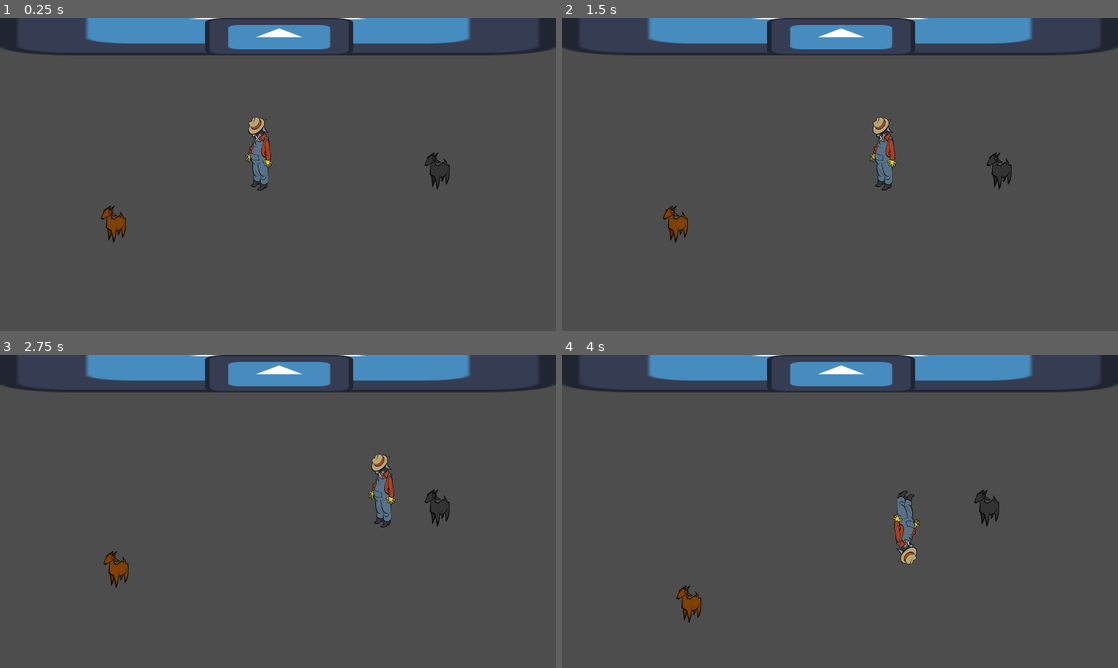
Above: before the commit, frames 1-4 (two rows, left to right).
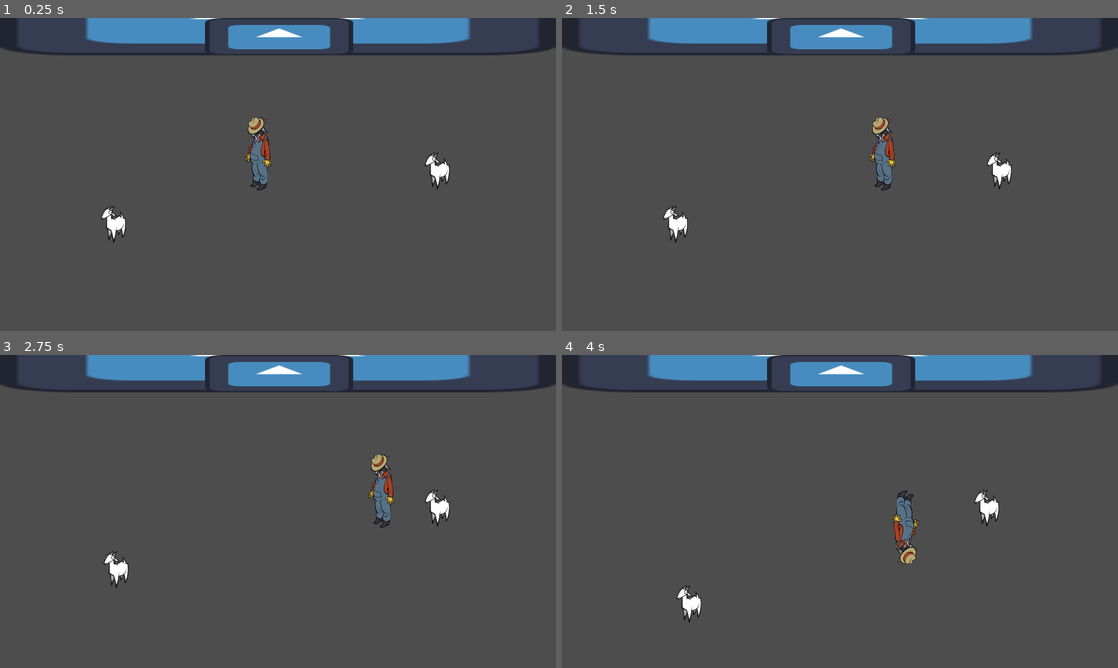
Above: after the commit, the same moments.

Repository: jadicodes/goat-game
Game: Godot game, scene res://farm/farm.tscn
Two runs of this game, one before a commit and one after it. Both use one fixed random seed, a clock stepped at 60 frames per second and the inputs below. The engine's default icon, where the game draws it, is replaced by a stand-in: a white triangle on a blue panel in a dark square.
Inputs (mouse positions are in pixels of both pictures, inside the frame that each line leads up to):
- Up to frame 1 (0.25 s): no input
- Up to frame 2 (1.5 s): tap Enter at 0.5 s; move the mouse to (962, 158) at 0.52 s; hold D (move_right) 0.53-1.25 s; hold E (interact) 0.53-1.25 s; click (962, 158) at 0.67 s; drag from (728, 190) to (917, 171) at 1.27 s
- Up to frame 3 (2.75 s): tap Space at 2 s; move the mouse to (333, 442) at 2.02 s; hold D (move_right) from 2.03 s (still down); hold Shift from 2.03 s (still down); tap E (interact) at 2.3 s
- Up to frame 4 (4 s): release D (move_right) at 2.75 s; release Shift at 2.75 s; drag from (812, 574) to (673, 464) at 2.77 s; move the mouse to (1006, 558) at 3.52 s; hold A (move_left) from 3.53 s (still down); hold E (interact) from 3.53 s (still down); tap Ctrl at 3.6 s

The runs differ from the first frame. In frame 1, 0.7% of the frame differs, in the area x 18-81%, y 31-71%; in frame 2, 0.7%; in frame 3, 0.7%; in frame 4, 0.7%.

Commit message:
Breed goats when two goats are brought to barn door

Diff:
--- a/project/barn/barn.tscn
+++ b/project/barn/barn.tscn
@@ -1,7 +1,8 @@
-[gd_scene load_steps=3 format=3 uid="uid://mcq4epvbauin"]
+[gd_scene load_steps=4 format=3 uid="uid://mcq4epvbauin"]
 
 [ext_resource type="Texture2D" uid="uid://c8tynnydekttg" path="res://icon.svg" id="1_qwbcp"]
 [ext_resource type="PackedScene" uid="uid://det3pk5b77cx5" path="res://barn/barn_door.tscn" id="2_slllp"]
+[ext_resource type="Script" uid="uid://dh4y7uv31q3oi" path="res://barn/goat_breeder.gd" id="3_02c0v"]
 
 [node name="Barn" type="Node2D"]
 
@@ -10,5 +11,10 @@
 scale = Vector2(15, 2)
 texture = ExtResource("1_qwbcp")
 
-[node name="BarnDoor" parent="." instance=ExtResource("2_slllp")]
+[node name="BarnDoor" parent="." node_paths=PackedStringArray("_goat_breeder") instance=ExtResource("2_slllp")]
 position = Vector2(964, 64)
+_goat_breeder = NodePath("../GoatBreeder")
+
+[node name="GoatBreeder" type="Node" parent="."]
+script = ExtResource("3_02c0v")
+metadata/_custom_type_script = "uid://dh4y7uv31q3oi"
--- a/project/barn/barn_door.gd
+++ b/project/barn/barn_door.gd
@@ -1,9 +1,30 @@
 class_name BarnDoor
 extends StaticBody2D
 
+
+@export var _goat_breeder : GoatBreeder
 
 func interact(caller: Node) -> void:
 	if not caller is Farmer:
 		return
 
+	var _goats_entering_barn : Array[Goat] = caller.get_goats()
+	if _goats_entering_barn.size() == 2:
+		_breed(_goats_entering_barn[0], _goats_entering_barn[1])
+	if _goats_entering_barn.size() == 1:
+		_sacrifice(_goats_entering_barn[0])
+	else:
+		_go_to_sleep()
 	print("Interacting with the barn door.")
+
+
+func _breed(goat1, goat2):
+	_goat_breeder._breed(goat1, goat2)
+
+
+func _sacrifice(goat):
+	pass
+
+
+func _go_to_sleep():
+	pass
--- /dev/null
+++ b/project/barn/goat_breeder.gd
@@ -0,0 +1,8 @@
+class_name GoatBreeder
+extends Node
+
+
+func _breed(goat1, goat2):
+	var new_goat = Goat.create(DNA.combine(goat1.dna, goat2.dna))
+	get_tree().get_root().add_child(new_goat)
+	print("Making a sweet angel goat")
--- a/project/dna/dna.gd
+++ b/project/dna/dna.gd
@@ -22,6 +22,8 @@
 
 
 func get_gene(gene_type: GeneType) -> Gene:
+	if not genes.has(gene_type):
+		genes[gene_type] = GeneClass[gene_type].new()
 	return genes.get(gene_type)
 
 
@@ -29,6 +31,6 @@
 	var new_dna = DNA.new()
 
 	for gene_type in GeneType.values():
-		new_dna.genes[gene_type] = Gene.combine(a.genes.get(gene_type), b.genes.get(gene_type))
+		new_dna.genes[gene_type] = Gene.combine(a.get_gene(gene_type), b.get_gene(gene_type))
 
 	return new_dna
--- a/project/farm/farm.tscn
+++ b/project/farm/farm.tscn
@@ -9,7 +9,7 @@
 [node name="Barn" parent="." instance=ExtResource("1_ukrf4")]
 
 [node name="Farmer" parent="." instance=ExtResource("1_at1a1")]
-position = Vector2(894, 532)
+position = Vector2(892, 532)
 
 [node name="Goat" parent="." instance=ExtResource("2_qnc1y")]
 position = Vector2(390, 712)
--- a/project/farmer/farmer.gd
+++ b/project/farmer/farmer.gd
@@ -2,6 +2,8 @@
 extends CharacterBody2D
 
 @export var speed = 300
+
+var _following_goats: Array[Goat] = []
 
 @onready var hit_box: Area2D = $HitBox
 
@@ -26,6 +28,9 @@
 	if hit.size() > 0:
 		for body in hit:
 			if body.has_method("interact"):
+				if body is Goat:
+					_following_goats.append(body)
+					print("Following goats: ", _following_goats)
 				print(self.name, " interacting with ", body.name)
 				body.interact(self)
 				return
@@ -36,3 +41,7 @@
 func _input(event: InputEvent) -> void:
 	if event.is_action_pressed("interact"):
 		attempt_interact()
+
+
+func get_goats() -> Array[Goat]:
+	return _following_goats
--- a/project/goat/goat.gd
+++ b/project/goat/goat.gd
@@ -1,5 +1,7 @@
 class_name Goat
 extends CharacterBody2D
+
+const GOAT_SCENE = preload("res://goat/goat.tscn")
 
 @export var dna: DNA
 
@@ -11,12 +13,7 @@
 
 
 func _ready() -> void:
-	dna = DNA.new()
-
-	dna.get_gene(DNA.GeneType.COAT).set_value(CoatGene.Allele.BROWN if randi() % 2 == 0 else CoatGene.Allele.BLACK)
-
-	set_color(dna.get_gene(DNA.GeneType.COAT).get_color())
-	set_size(dna.get_gene(DNA.GeneType.SIZE).get_scale())
+	set_dna()
 
 
 func _physics_process(_delta: float) -> void:
@@ -38,3 +35,19 @@
 	state_machine.transition_to_next_state(GoatState.FOLLOW, {
 		"target": caller
 	})
+
+func set_dna(new_dna: DNA = null) -> void:
+	if new_dna:
+		dna = new_dna
+
+	if not dna:
+		dna = DNA.new()
+
+	set_color.call_deferred(dna.get_gene(DNA.GeneType.COAT).get_color())
+	set_size.call_deferred(dna.get_gene(DNA.GeneType.SIZE).get_scale())
+
+
+static func create(new_dna: DNA):
+	var new_goat = GOAT_SCENE.instantiate()
+	new_goat.set_dna(new_dna)
+	return new_goat
Not shown, added: project/barn/goat_breeder.gd.uid
